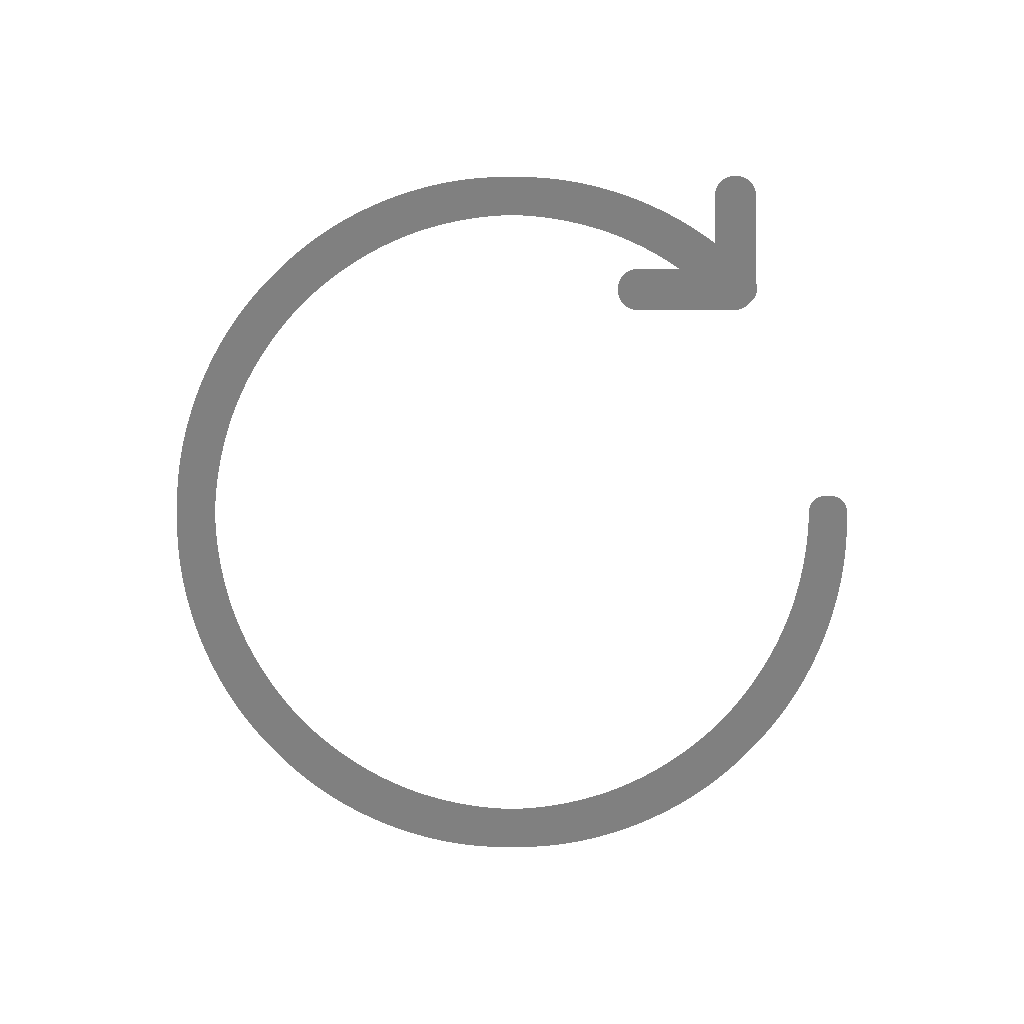
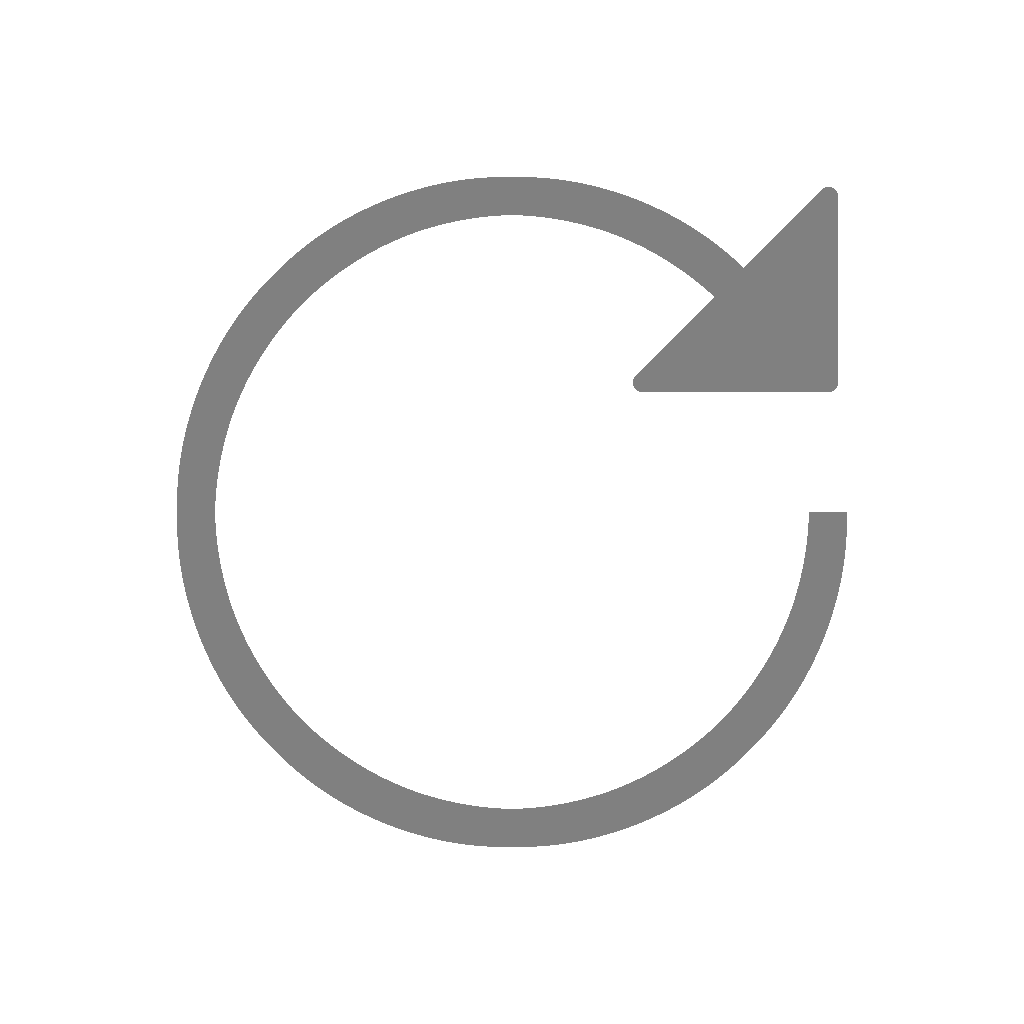
Two versions of the same layered image (1024×1024). Layer-by-layer changes:
painted on "背景" over [618, 176, 847, 512]
